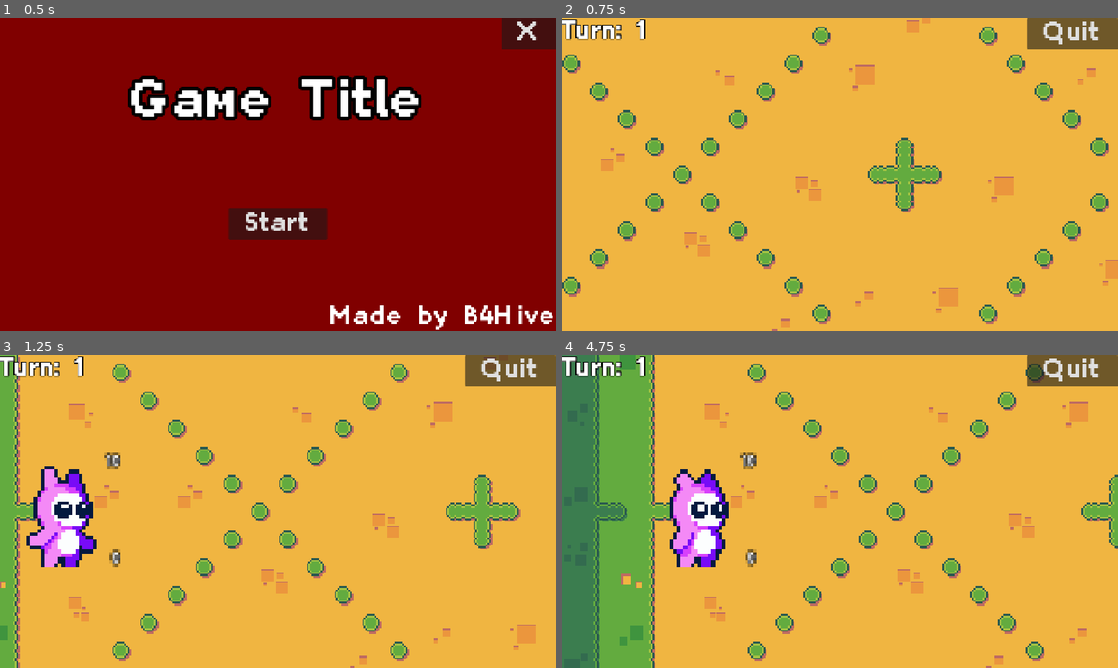
Above: before the commit, frames 1-4 (two rows, left to right).
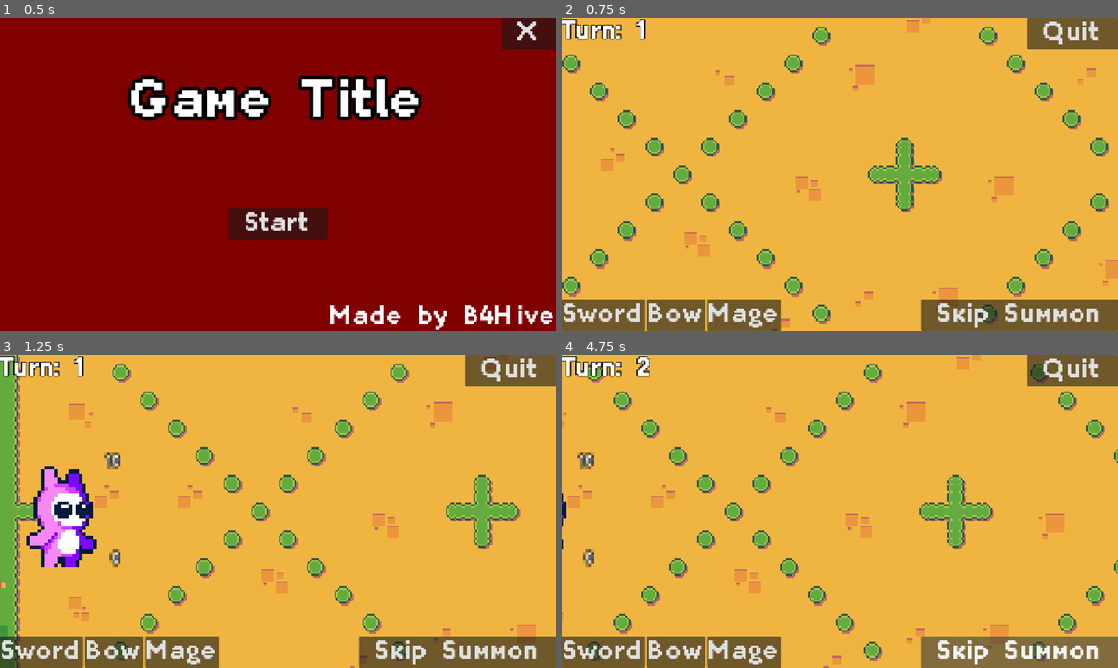
Above: after the commit, the same moments.

Repository: B4Hive/Trabalho-2-DCC148
Game: Godot game, scene res://scenes/ui/title_screen.tscn
The game is run twice, just before and just after one commit, with the same random seed, the same clock (stepped at 60 frames per second) and the same inputs.
Inputs (mouse positions are in pixels of both pictures, inside the frame that each line leads up to):
- Up to frame 1 (0.5 s): no input
- Up to frame 2 (0.75 s): click "Start" at 0.5 s
- Up to frame 3 (1.25 s): no input
- Up to frame 4 (4.75 s): click (600, 652) at 1.25 s, where only the run after the commit has a clickable "Sword"; click (678, 652) at 2 s, where only the run after the commit has a clickable "Bow"; click (745, 652) at 2.75 s, where only the run after the commit has a clickable "Mage"; click (1017, 652) at 3.5 s, where only the run after the commit has a clickable "Skip Summon"; click (1029, 652) at 4.25 s, where only the run after the commit has a clickable "End Turn"

Frame 1 is identical in both runs. In frame 2, 7.4% of the frame differs, in the area x 0-100%, y 90-100%; in frame 3, 7.4%; in frame 4, 35%, in the area x 0-100%, y 0-100%.

Commit message:
Update player.gd and game_screen.gd
- Implementing methods for turn management and action management
- A few changes, tweeks and stuff on other files... idk i'm so tired...

Diff:
--- a/project.godot
+++ b/project.godot
@@ -27,6 +27,14 @@
 
 enabled=PackedStringArray("res://addons/godot_git/plugin.cfg")
 
+[input]
+
+shift={
+"deadzone": 0.2,
+"events": [Object(InputEventKey,"resource_local_to_scene":false,"resource_name":"","device":-1,"window_id":0,"alt_pressed":false,"shift_pressed":false,"ctrl_pressed":false,"meta_pressed":false,"pressed":false,"keycode":0,"physical_keycode":4194325,"key_label":0,"unicode":0,"location":0,"echo":false,"script":null)
+]
+}
+
 [physics]
 
 3d/physics_engine="Jolt Physics"
--- a/scenes/characters/base/character_tower.gd
+++ b/scenes/characters/base/character_tower.gd
@@ -29,3 +29,9 @@
 	else:
 		sprite.flip_h = true
 		facingLeft = true
+
+func gainGold(g:int)->void:
+	if g > 0: gold += g
+
+func spendGold(g:int)->void:
+	if g >= gold: gold -= g
--- a/scenes/characters/player.gd
+++ b/scenes/characters/player.gd
@@ -2,13 +2,14 @@
 
 @export var ai:bool
 var team:String
-var units:Array[Node2D]
+var units:Array[CharacterBody2D]
 
-@onready var camera:Node = $"../Camera2D"
+@onready var camera:Camera2D = $"../Camera2D"
 @onready var tower:CharacterBody2D = $CharacterTower
 
 var active:bool = false
 signal endTurnSignal
+signal endPhase
 
 func _ready() -> void:
 	if ai: team = "dude"
@@ -17,36 +18,64 @@
 	if ai: tower.flipSprite()
 
 func _process(_delta: float) -> void:
-	if active and Input.is_action_just_pressed("ui_accept"):
-		await get_tree().create_timer(0.5).timeout
-		endTurn()
-
-func play()->void:
-	active = true
-	camera.setTarget(self)
-	#TODO: Player Actions & Enemy AI
-	#1 - Summon Units
-	#if gold >= minimo de custo de unidade
-		#selecionar unidade a ser comprada
-		#selecionar posicionamento (adjacente à torre ou como upgrade de outra unidade)
-		#posicionar/upgrade unidade
-	#2 - Control Units
-	#for unit:units
-	#2.1 - Move Unit
-		#AI: scan surroundings
-		#AI: goto nearest target direction
-		#Player: selecionar direcao
-	#2.2 - Attack
-		#AI: if scansurroundings has enemy on range
-		#Player: select direction to attack
-			#attack
-			#if enemy dies
-				#gain gold
-	#3 - End Turn
+	pass
 
 func endTurn()->void:
 	active = false
 	emit_signal("endTurnSignal")
 
+func play()->void:
+	active = true
+	camera.setTarget(tower)
+	#TODO: Player Actions & Enemy AI
+	summonPhase()
+	await endPhase
+	$"../CanvasLayer/HUD/SummonOptions".hide()
+	#2 - Control Units
+	for unit in units:
+		camera.setTarget(unit)
+		get_parent().setSkipButtonLabel(" Skip Move ")
+		#2.1 - Move Unit
+			#AI: scan surroundings
+			#AI: goto nearest target direction
+			#Player: selecionar direcao
+		await endPhase
+		get_parent().setSkipButtonLabel(" Skip Attack ")
+		#2.2 - Attack
+			#AI: if scansurroundings has enemy on range
+			#Player: select direction to attack
+				#attack
+				#if enemy dies
+					#gain gold
+		await endPhase
+	get_parent().setSkipButtonLabel(" End Turn ")
+	await endPhase
+	endTurn()
+
+func summonPhase()->void:
+	var _amountOfUnitsSummoned:int = 0
+	get_parent().setSkipButtonLabel(" Skip Summon ")
+	$"../CanvasLayer/HUD/SummonOptions".show()
+	#while tower.gold > 0 and amountOfUnitsSummoned < 3:
+		#summonUnit after receiving the signal to the unit type or end summon phase on signal
+		#if gold >= minimo de custo de unidade
+			#selecionar unidade a ser comprada
+			#selecionar posicionamento (adjacente à torre ou como upgrade de outra unidade)
+			#posicionar/upgrade unidade
+	#endPhase.emit()
+
+func slotFreeForSummon()->bool:
+	#TODO:verify tiles around tower and check for units there
+	return false
+
 func summonUnit(type:String)->void:
+	if not slotFreeForSummon():
+		return
 	print(type)
+	#TODO: while gold>x and unitsSummonedThisTurn < 3 and freeSummonPosition: instantiate; append to array; add as child; position;
+
+func gainGold(g:int)->void:
+	tower.gainGold(g)
+
+func removeUnit(unit:CharacterBody2D)->void:
+	print(unit) # idk if that'll work from here...
--- a/scenes/ui/camera_2d.gd
+++ b/scenes/ui/camera_2d.gd
@@ -1,19 +1,22 @@
 extends Camera2D
 
-var target : Node
+var target:Node
 
 func setTarget(newTarget:Node)->void:
 	target = newTarget
 
 func _process(delta: float) -> void:
 	var target_pos = position
-	var dir = Input.get_vector("ui_left", "ui_right", "ui_up", "ui_down")
-	if dir != Vector2.ZERO:
-		target_pos += dir * delta * 10000
+	if Input.is_action_pressed("shift"):
+		var dir = Input.get_vector("ui_left", "ui_right", "ui_up", "ui_down")
+		if dir != Vector2.ZERO:
+			target_pos += dir * delta * 10000
 	elif target == null:
 		target_pos = Vector2.ZERO
 	else:
-		target_pos = target.position
+		target_pos = target.global_position
+	target_pos.x = clamp(target_pos.x, limit_left, limit_right)
+	target_pos.y = clamp(target_pos.y, limit_top, limit_bottom)
 	position = position.lerp(target_pos, delta)
 	position.x = clamp(position.x, limit_left, limit_right)
 	position.y = clamp(position.y, limit_top, limit_bottom)
--- a/scenes/ui/game_screen.gd
+++ b/scenes/ui/game_screen.gd
@@ -3,8 +3,10 @@
 @export var players:Array[Node]
 @onready var camera = $Camera2D
 @onready var turnLabel = $CanvasLayer/HUD/TurnLabel
+@onready var skipButton = $CanvasLayer/HUD/SkipButton
 
 var turn:int = 0
+var currentPlayer:Node
 
 func _ready() -> void:
 	_on_end_turn()
@@ -14,7 +16,14 @@
 
 func _on_end_turn() -> void:
 	turnLabel.text = "Turn: " + String.num_int64(turn+1)
-	var currentPlayer = players[turn%2]
+	currentPlayer = players[turn%2]
 	currentPlayer.play()
 	#TODO: Check endGame conditions
 	turn+=1
+
+func _on_skip_button_pressed() -> void:
+	currentPlayer.endPhase.emit()
+
+func setSkipButtonLabel(text:String)->void:
+	skipButton.text = text
+	skipButton.set_anchors_preset(Control.PRESET_BOTTOM_RIGHT)
--- a/scenes/ui/game_screen.tscn
+++ b/scenes/ui/game_screen.tscn
@@ -62,6 +62,42 @@
 size_flags_vertical = 0
 text = " Quit "
 
+[node name="SummonOptions" type="HBoxContainer" parent="CanvasLayer/HUD" unique_id=2012814276]
+visible = false
+layout_mode = 1
+anchors_preset = 12
+anchor_top = 1.0
+anchor_right = 1.0
+anchor_bottom = 1.0
+grow_horizontal = 2
+grow_vertical = 0
+
+[node name="SwordButton" type="Button" parent="CanvasLayer/HUD/SummonOptions" unique_id=1419766651]
+layout_mode = 2
+text = "Sword"
+
+[node name="BowButton" type="Button" parent="CanvasLayer/HUD/SummonOptions" unique_id=1626615712]
+layout_mode = 2
+text = "Bow"
+
+[node name="MageButton" type="Button" parent="CanvasLayer/HUD/SummonOptions" unique_id=1031536145]
+layout_mode = 2
+text = "Mage"
+
+[node name="SkipButton" type="Button" parent="CanvasLayer/HUD" unique_id=938790920]
+layout_mode = 1
+anchors_preset = 3
+anchor_left = 1.0
+anchor_top = 1.0
+anchor_right = 1.0
+anchor_bottom = 1.0
+offset_left = -418.0
+offset_top = -72.0
+grow_horizontal = 0
+grow_vertical = 0
+size_flags_horizontal = 10
+text = " Skip Phase "
+
 [node name="TileMap" parent="." unique_id=747578938 instance=ExtResource("3_nwa5a")]
 
 [node name="Player" parent="." unique_id=1022870069 instance=ExtResource("5_0kkfd")]
@@ -80,5 +116,6 @@
 script = ExtResource("4_0kkfd")
 
 [connection signal="pressed" from="CanvasLayer/HUD/QuitButton" to="." method="_on_quit_button_pressed"]
+[connection signal="pressed" from="CanvasLayer/HUD/SkipButton" to="." method="_on_skip_button_pressed"]
 [connection signal="endTurnSignal" from="Player" to="." method="_on_end_turn"]
 [connection signal="endTurnSignal" from="Player2" to="." method="_on_end_turn"]
